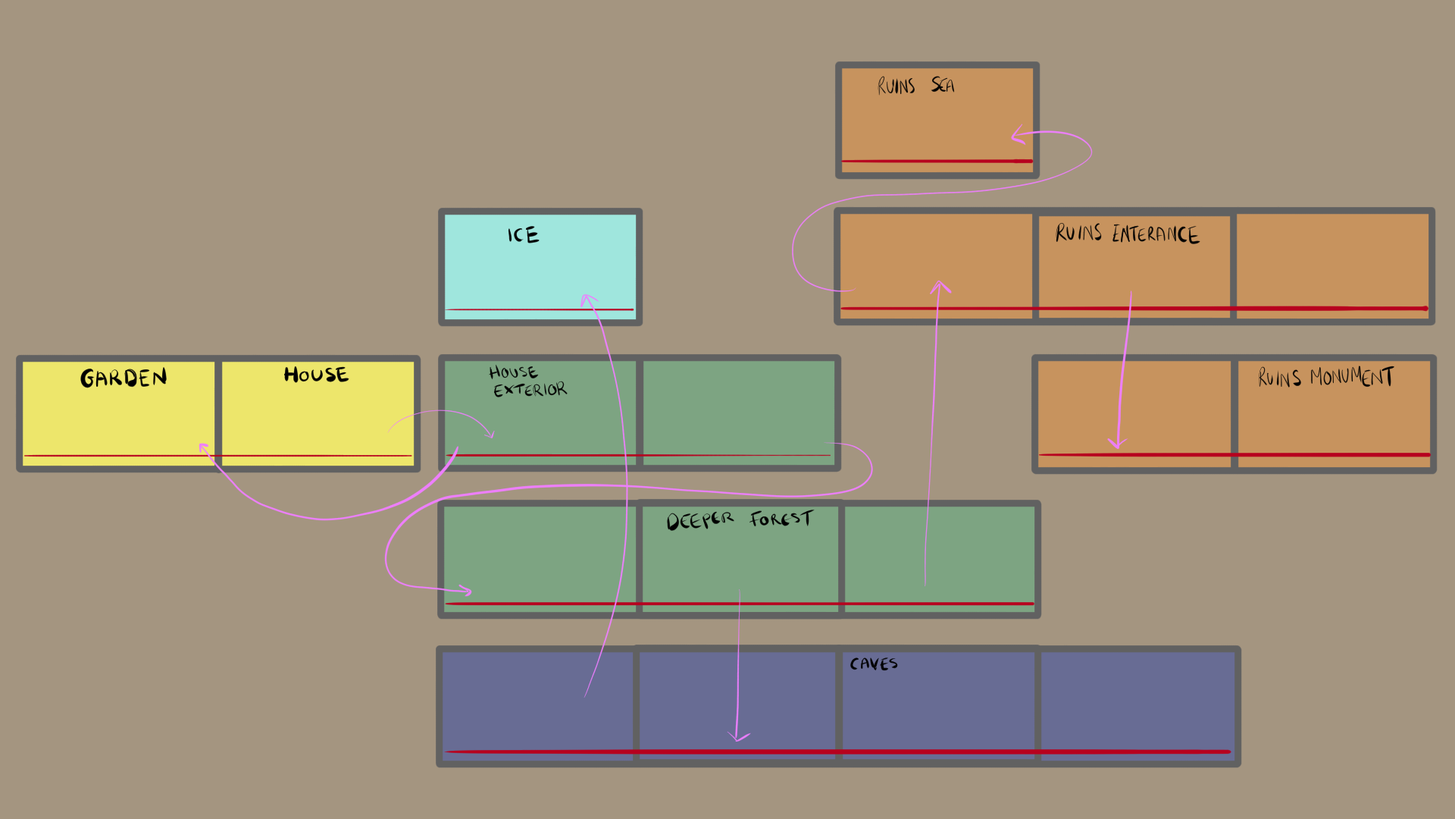
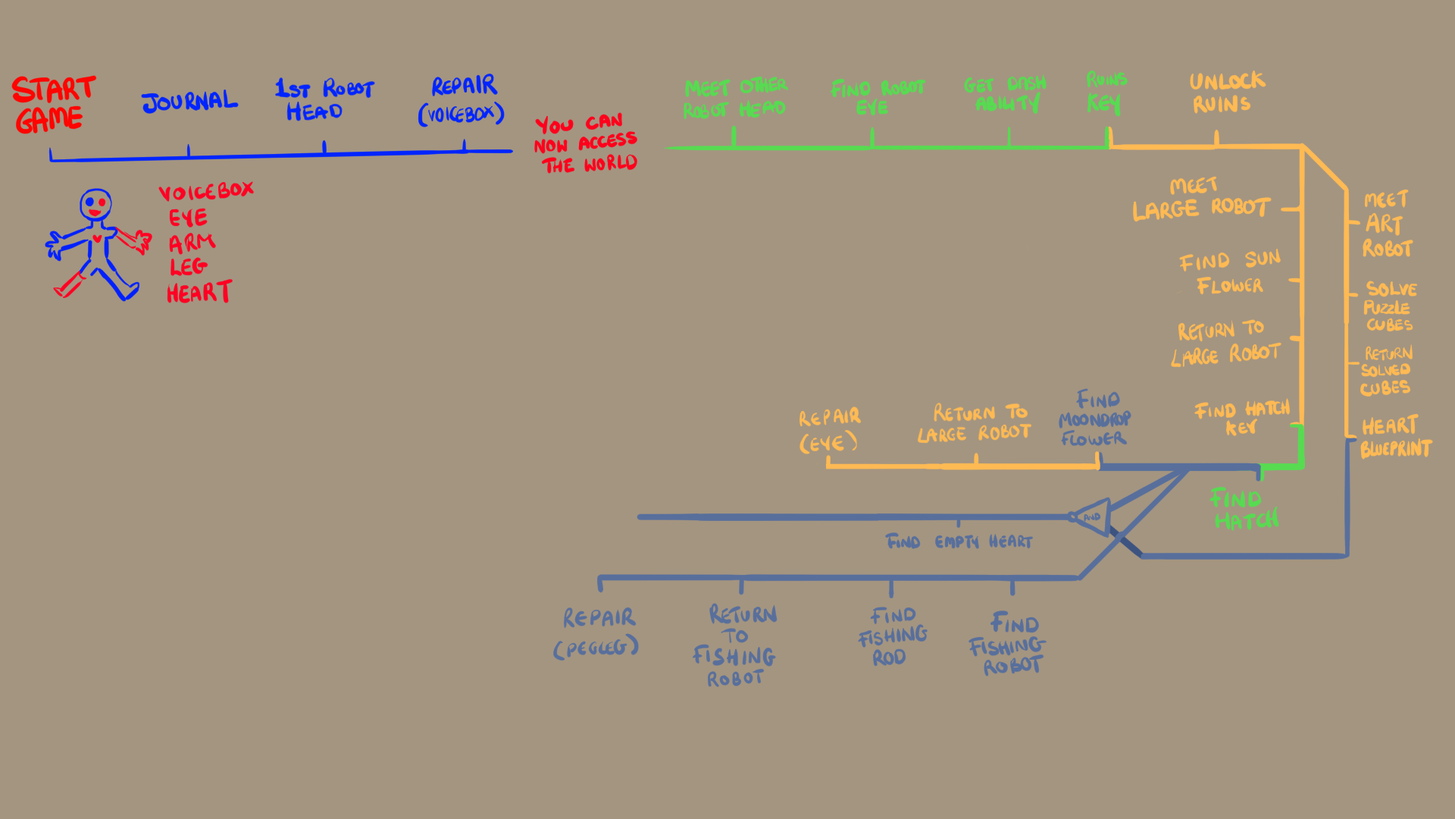
Layered file, before and after one edit (1455 x 819). Changes by layer:
added layer "Paint Layer 10" above "Paint Layer 9" over <box>11,60,1438,728</box>
hid "Paint Layer 8" over <box>533,60,1437,292</box>
hid "Paint Layer 7", painted on it over <box>12,97,1438,768</box>
hid "Paint Layer 4", painted on it over <box>11,60,1438,768</box>
hid "Paint Layer 6", painted on it over <box>48,60,1407,680</box>
hid "Paint Layer 5", painted on it over <box>11,60,1438,768</box>
painted on "Paint Layer 3" over <box>11,60,1438,768</box>
